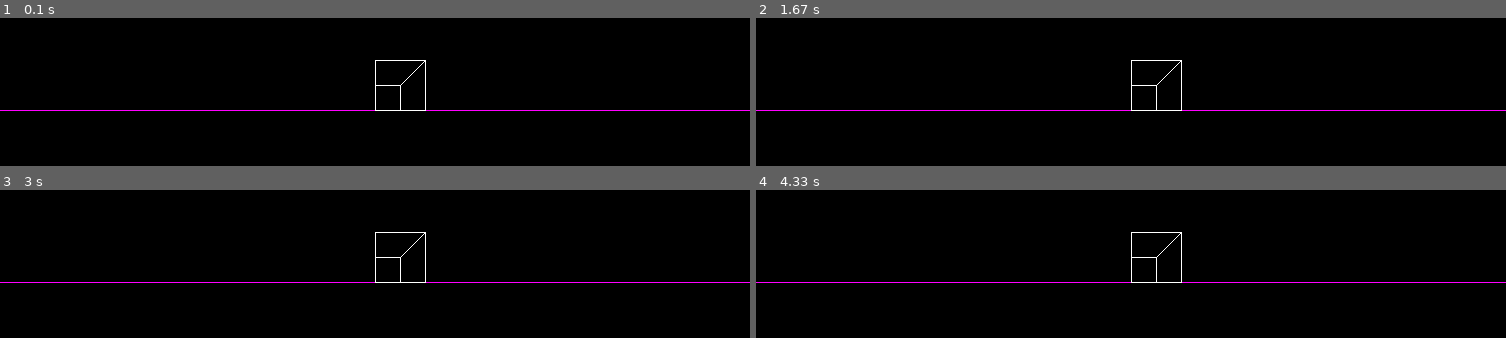
Above: before the commit, frames 1-4 (two rows, left to right).
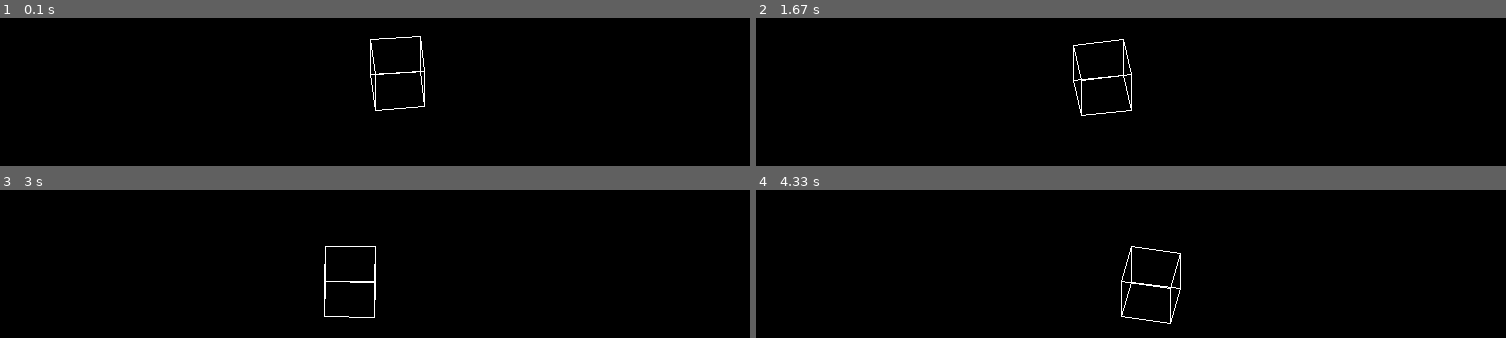
Above: after the commit, the same moments.

Repository: evanrk/3D_engine_revisited
Game: pygame game, started from main.py
Two runs of this game, one before a commit and one after it. Both use one fixed random seed, a clock stepped at 60 frames per second and the inputs below.
Inputs:
- Up to frame 1 (0.1 s): no input
- Up to frame 2 (1.67 s): no input
- Up to frame 3 (3 s): no input
- Up to frame 4 (4.33 s): no input

The runs differ from the first frame. In frame 1, 1.2% of the frame differs, in the area x 0-100%, y 12-63%; in frame 2, 1.2%; in frame 3, 1.1%; in frame 4, 1.2%, in the area x 0-100%, y 28-91%.

Commit message:
fixed renderer (should be a fix lol)

Diff:
--- a/constants.py
+++ b/constants.py
@@ -1,2 +1,3 @@
 WINDOW_WIDTH = 750
 WINDOW_HEIGHT = 500
+FOV = 90 # degrees
--- a/main.py
+++ b/main.py
@@ -18,68 +18,82 @@
 # cube vectors
 
 # x vectors for cube
-cube_vec1 = Vector3((1, 0, 0), (0, 1, 1))
-cube_vec2 = Vector3((1, 0, 0), (0, 0, 1))
 cube_vec3 = Vector3((1, 0, 0), (0, 0, 0))
 cube_vec4 = Vector3((1, 0, 0), (0, 1, 0))
+cube_vec2 = Vector3((1, 0, 0), (0, 0, 1))
+cube_vec1 = Vector3((1, 0, 0), (0, 1, 1))
 
 # y vectors for cube
 cube_vec5 = Vector3((0, 1, 0), (0, 0, 0))
 cube_vec6 = Vector3((0, 1, 0), (0, 0, 1))
+cube_vec8 = Vector3((0, 1, 0), (1, 0, 0))
 cube_vec7 = Vector3((0, 1, 0), (1, 0, 1))
-cube_vec8 = Vector3((0, 1, 0), (1, 0, 0))
 
 # z vectors for cube
 cube_vec9 = Vector3((0, 0, 1), (0, 0, 0))
 cube_vec10 = Vector3((0, 0, 1), (1, 0, 0))
+cube_vec12 = Vector3((0, 0, 1), (0, 1, 0))
 cube_vec11 = Vector3((0, 0, 1), (1, 1, 0))
-cube_vec12 = Vector3((0, 0, 1), (0, 1, 0))
 
 # normal vec of camera
-camera_normal = Vector3((0, 1, 0), (0, 0, 0))
-camera_perpendicular = Vector3((1, 0, 0), (0, 0, 0))
+camera_normal = Vector3((0, 0, 1))
+camera_perpendicular_x = Vector3((1, 0, 0))
+
+camera_normal, camera_perpendicular_x = rotate_camera(camera_normal, camera_perpendicular_x, theta_x=45)
+
+# camera_normal = rotate_vector(camera_normal, theta_x=45, theta_y=45)
+# camera_perpendicular_x = rotate_vector(camera_perpendicular_x, theta_x=45, theta_y=45)
 
 run = True
 while run:
     run = is_on()
 
     # handle key presses
-    keys = pygame.key.get_pressed()
+    # keys = pygame.key.get_pressed()
 
-    if keys[pygame.K_UP] or keys[pygame.K_w]:
-        camera_normal = translate_vector(camera_normal, camera_normal/60)
-    if keys[pygame.K_DOWN] or keys[pygame.K_s]:
-        camera_normal = translate_vector(camera_normal, camera_normal/-60)
-    if keys[pygame.K_LEFT] or keys[pygame.K_a]:
-        camera_normal = translate_vector(camera_normal, camera_perpendicular/-60)
-    if keys[pygame.K_RIGHT] or keys[pygame.K_d]:
-        camera_normal = translate_vector(camera_normal, camera_perpendicular/60)
-    if keys[pygame.K_q] or keys[pygame.K_d]:
-        camera_normal = translate_vector(camera_normal, camera_normal.cross(camera_perpendicular)/60)
-    if keys[pygame.K_e] or keys[pygame.K_d]:
-        camera_normal = translate_vector(camera_normal, camera_normal.cross(camera_perpendicular)/-60)
+    # if keys[pygame.K_UP] or keys[pygame.K_w]:
+    #     camera_normal = translate_vector(camera_normal, camera_normal/60)
+    # if keys[pygame.K_DOWN] or keys[pygame.K_s]:
+    #     camera_normal = translate_vector(camera_normal, camera_normal/-60)
+    # if keys[pygame.K_LEFT] or keys[pygame.K_a]:
+    #     camera_normal = translate_vector(camera_normal, camera_perpendicular_x/-60)
+    # if keys[pygame.K_RIGHT] or keys[pygame.K_d]:
+    #     camera_normal = translate_vector(camera_normal, camera_perpendicular_x/60)
+    # if keys[pygame.K_q] or keys[pygame.K_d]:
+    #     camera_normal = translate_vector(camera_normal, camera_normal.cross(camera_perpendicular_x)/60)
+    # if keys[pygame.K_e] or keys[pygame.K_d]:
+    #     camera_normal = translate_vector(camera_normal, camera_normal.cross(camera_perpendicular_x)/-60)
 
 
     # color background black
     window.fill((0, 0, 0))
 
-    draw_line_2d(window, (255, 0, 255), Vector2((500, 0), (-250, 0)))
+    # draw_line_2d(window, (255, 0, 255), Vector2((500, 0), (-250, 0)))
 
     # draw a cube
-    draw_line_3d(window, (255, 255, 255), cube_vec1, camera_normal)
-    draw_line_3d(window, (255, 255, 255), cube_vec2, camera_normal)
-    draw_line_3d(window, (255, 255, 255), cube_vec3, camera_normal)
-    draw_line_3d(window, (255, 255, 255), cube_vec4, camera_normal)
-    draw_line_3d(window, (255, 255, 255), cube_vec5, camera_normal)
-    draw_line_3d(window, (255, 255, 255), cube_vec6, camera_normal)
-    draw_line_3d(window, (255, 255, 255), cube_vec7, camera_normal)
-    draw_line_3d(window, (255, 255, 255), cube_vec8, camera_normal)
-    draw_line_3d(window, (255, 255, 255), cube_vec9, camera_normal)
-    draw_line_3d(window, (255, 255, 255), cube_vec10, camera_normal)
-    draw_line_3d(window, (255, 255, 255), cube_vec11, camera_normal)
-    draw_line_3d(window, (255, 255, 255), cube_vec12, camera_normal)
+    draw_line_3d(window, (255, 255, 255), cube_vec1, camera_normal, camera_perpendicular_x)
+    draw_line_3d(window, (255, 255, 255), cube_vec2, camera_normal, camera_perpendicular_x)
+    draw_line_3d(window, (255, 255, 255), cube_vec3, camera_normal, camera_perpendicular_x)
+    draw_line_3d(window, (255, 255, 255), cube_vec4, camera_normal, camera_perpendicular_x)
+    draw_line_3d(window, (255, 255, 255), cube_vec5, camera_normal, camera_perpendicular_x)
+    draw_line_3d(window, (255, 255, 255), cube_vec6, camera_normal, camera_perpendicular_x)
+    draw_line_3d(window, (255, 255, 255), cube_vec7, camera_normal, camera_perpendicular_x)
+    draw_line_3d(window, (255, 255, 255), cube_vec8, camera_normal, camera_perpendicular_x)
+    draw_line_3d(window, (255, 255, 255), cube_vec9, camera_normal, camera_perpendicular_x)
+    draw_line_3d(window, (255, 255, 255), cube_vec10, camera_normal, camera_perpendicular_x)
+    draw_line_3d(window, (255, 255, 255), cube_vec11, camera_normal, camera_perpendicular_x)
+    draw_line_3d(window, (255, 255, 255), cube_vec12, camera_normal, camera_perpendicular_x)
 
-    # camera_normal = rotate_vector(camera_normal, theta_z=1/6)
+    # x_vec = Vector3((1, 0, 0))
+    # y_vec = Vector3((0, 1, 0))
+    # z_vec = Vector3((0, 0, 1))
+
+    # draw_line_3d(window, (255, 0, 0), x_vec, camera_normal, camera_perpendicular_x)
+    # draw_line_3d(window, (0, 255, 0), y_vec, camera_normal, camera_perpendicular_x)
+    # draw_line_3d(window, (0, 0, 255), z_vec, camera_normal, camera_perpendicular_x)
+
+    # rotates the camera by 1 degree around the y axis
+    camera_normal, camera_perpendicular_x = rotate_camera(camera_normal, camera_perpendicular_x, theta_y=1)
 
 
     # update display
@@ -88,7 +102,6 @@
     # cap framerate
     pygame.time.Clock().tick(60)
 
-
-# cleanup
+# # cleanup
 pygame.quit()
 sys.exit()
--- a/render_helper.py
+++ b/render_helper.py
@@ -49,43 +49,64 @@
         [0, 0, 1],
     ])
 
-    return Vector3(rotation_x_matrix @ rotation_y_matrix @ rotation_z_matrix @ vector.values, vector.start_pos)
+    return Vector3(rotation_z_matrix @ rotation_y_matrix @ rotation_x_matrix @ vector.values, vector.start_pos)
 
 
 def draw_line_2d(surface, color, vector:Vector2):
     """Draw 2d vector with coordinates at center"""
-    translated_start = (vector.start_pos[0]*50 + WINDOW_WIDTH/2, vector.start_pos[1]*50 + WINDOW_HEIGHT/2)
-    translated_end = (vector.end_pos[0]*50 + WINDOW_WIDTH/2, vector.end_pos[1]*50 + WINDOW_HEIGHT/2)
+    translated_start = (vector.start_pos[0]*50 + WINDOW_WIDTH/2, -vector.start_pos[1]*50 + WINDOW_HEIGHT/2)
+    translated_end = (vector.end_pos[0]*50 + WINDOW_WIDTH/2, -vector.end_pos[1]*50 + WINDOW_HEIGHT/2)
 
     pygame.draw.line(surface, color, translated_start, translated_end)
 
 
-def draw_line_3d(surface, color, vector:Vector3, camera_normal:Vector3):
-    """Project vector3d onto 2d plane"""
-    # projection = vector - camera_normal.proj(vector)
-    # x = projection.x
-    # y = projection.y
-
-    # print(projection)
-
-    # position_projection = Vector3(vector.start_pos) - camera_normal.proj(Vector3(vector.start_pos))
-    # pos_start_x = position_projection.x
-    # pos_start_y = position_projection.y
-
-    # draw_line_2d(surface, color, Vector2((x, y), (pos_start_x, pos_start_y)))
-
-    rotate_x_angle = math.degrees(math.atan(camera_normal.y/math.sqrt(camera_normal.z**2 + camera_normal.x**2))) if camera_normal.z + camera_normal.x != 0 else 90
-    rotate_y_angle = math.degrees(math.atan(camera_normal.x/math.sqrt(camera_normal.z**2 + camera_normal.y**2))) if camera_normal.z + camera_normal.y != 0 else 90
+# def draw_line_3d(surface, color, vector:Vector3, camera_normal:Vector3):
+#     """Project vector3d onto 2d plane"""
+#     rotate_x_angle = math.degrees(
+#         math.atan(camera_normal.y/math.sqrt(
+#             (camera_normal.z)**2 + camera_normal.x**2
+#             )
+#         )
+#     ) if camera_normal.z + camera_normal.x != 0 else 90
+#     rotate_y_angle = math.degrees(
+#         math.atan(camera_normal.x/math.sqrt(
+#             (camera_normal.z)**2 + camera_normal.y**2)
+#         )
+#     ) if camera_normal.z + camera_normal.y != 0 else 90
 
 
-    rotated_vec = rotate_vector(vector, theta_x=rotate_x_angle, theta_y=rotate_y_angle)
+#     rotated_vec = rotate_vector(vector, theta_x=rotate_x_angle, theta_y=rotate_y_angle)
 
-    # rotate the start position vector
-    rotated_start_pos = rotate_vector(Vector3(vector.start_pos)-Vector3(camera_normal.start_pos), theta_x=rotate_x_angle, theta_y=rotate_y_angle)
+#     # rotate the start position vector
+#     rotated_start_pos = rotate_vector(Vector3(vector.start_pos)-Vector3(camera_normal.start_pos), theta_x=rotate_x_angle, theta_y=rotate_y_angle)
 
-    # off_screen_check(surface, color, Vector3(rotated_vec.values, rotated_start_pos.values), camera_normal)
-    one_point_perspective(surface, color, Vector3(rotated_vec.values, rotated_start_pos.values))
-    # draw_line_2d(surface, color, Vector2((x, y), (start_pos_x, start_pos_y)))
+#     # off_screen_check(surface, color, Vector3(rotated_vec.values, rotated_start_pos.values), camera_normal)
+#     one_point_perspective(surface, color, Vector3(rotated_vec.values, rotated_start_pos.values))
+#     # draw_line_2d(surface, color, Vector2((x, y), (start_pos_x, start_pos_y)))
+
+
+def draw_line_3d(surface, color, vector:Vector3, camera_normal:Vector3, camera_perpendicular_x):
+    camera_perpendicular_y = camera_normal.cross(camera_perpendicular_x)
+
+    # print(camera_perpendicular_y)
+
+    # the magnitude in the direction of the camera perp vector should be the distance of that vector in the projected x direction
+    projection_x = camera_perpendicular_x.proj_scalar(vector)
+
+    # same for this one but in the y direction
+    projection_y = camera_perpendicular_y.proj_scalar(vector)
+
+    # must project the position too
+    position_vector = Vector3(vector.start_pos)
+    pos_start_x = camera_perpendicular_x.proj_scalar(position_vector)
+
+
+
+    pos_start_y = camera_perpendicular_y.proj_scalar(position_vector)
+
+    draw_line_2d(surface, color, Vector2((projection_x, projection_y), (pos_start_x, pos_start_y)))
+    # draw_line_2d(surface, color, Vector2((projection_x, projection_y)))
+
 
 #TODO: FINISH OFF SCREEN CHECK
 # def off_screen_check(surface, color, vector:Vector3, camera_normal:Vector3):
@@ -98,33 +119,67 @@
     # one_point_perspective(surface, color, rotated_vec, rotated_start_pos.values, camera_normal)
 
 
+# def one_point_perspective(surface, color, vector:Vector3):
+#     """Project onto a one point perspective. Condenses points based on z value"""
+#     # vector = Vector3(vector.values, vector_start_pos)
+
+#     start_pos_x = vector.start_pos[0]
+#     start_pos_y = vector.start_pos[1]
+#     start_pos_z = vector.start_pos[2]
+
+#     end_pos_x = vector.end_pos[0]
+#     end_pos_y = vector.end_pos[1]
+#     end_pos_z = vector.end_pos[2]
+
+#     # eq 2:
+#     # project start position into perspective
+#     proj_start_pos_x = start_pos_x / (start_pos_z+1)
+#     proj_start_pos_y = start_pos_y / (start_pos_z+1)
+
+#     # project end position into perspective
+#     proj_end_pos_x = end_pos_x / (end_pos_z+1)
+#     proj_end_pos_y = end_pos_y / (end_pos_z+1)
+
+
+#     # create new vector2d
+#     vector_values = (proj_end_pos_x - proj_start_pos_x, proj_end_pos_y - proj_start_pos_y)
+#     start_values = (proj_start_pos_x, proj_start_pos_y)
+
+#     perspective_vector = Vector2(vector_values, start_pos=start_values)
+
+#     # draw new 2d vector
+#     draw_line_2d(surface, color, perspective_vector)
 def one_point_perspective(surface, color, vector:Vector3):
     """Project onto a one point perspective. Condenses points based on z value"""
-    # vector = Vector3(vector.values, vector_start_pos)
+    # z axis is out/in the screen
 
     start_pos_x = vector.start_pos[0]
     start_pos_y = vector.start_pos[1]
     start_pos_z = vector.start_pos[2]
+    # start_pos_z = vector.start_pos[2]/10
 
     end_pos_x = vector.end_pos[0]
     end_pos_y = vector.end_pos[1]
-    end_pos_z = vector.end_pos[2]
+    end_pos_z = vector.end_pos[2] / vector.magnitude
+    # end_pos_z = vector.end_pos[2]/10
 
-    # eq 2:
-    # project start position into perspective
-    proj_start_pos_x = start_pos_x / (start_pos_z+1)
-    proj_start_pos_y = start_pos_y / (start_pos_z+1)
+    # tan gives the ratio for distance to x size <--- IMPORTANT
+    proj_start_pos_x = start_pos_x / (math.tan(FOV/2) * start_pos_z)
+    proj_start_pos_y = start_pos_y / (math.tan(FOV/2) * start_pos_z)
 
-    # project end position into perspective
-    proj_end_pos_x = end_pos_x / (end_pos_z+1)
-    proj_end_pos_y = end_pos_y / (end_pos_z+1)
-
+    proj_end_pos_x = end_pos_x / (math.tan(FOV/2) * end_pos_z)
+    proj_end_pos_y = end_pos_y / (math.tan(FOV/2) * end_pos_z)
 
     # create new vector2d
-    vector_values = (proj_end_pos_x - proj_start_pos_x, proj_end_pos_y - proj_start_pos_y)
+    vector_length_values = (proj_end_pos_x - proj_start_pos_x, proj_end_pos_y - proj_start_pos_y)
     start_values = (proj_start_pos_x, proj_start_pos_y)
 
-    perspective_vector = Vector2(vector_values, start_pos=start_values)
+    perspective_vector = Vector2(vector_length_values, start_pos=start_values)
 
     # draw new 2d vector
     draw_line_2d(surface, color, perspective_vector)
+
+
+def rotate_camera(camera_normal, camera_x, theta_x=0, theta_y=0, theta_z=0):
+    return rotate_vector(camera_normal, theta_x=theta_x, theta_y=theta_y, theta_z=theta_z), \
+           rotate_vector(camera_x, theta_x=theta_x, theta_y=theta_y, theta_z=theta_z)
--- a/vectors.py
+++ b/vectors.py
@@ -31,10 +31,13 @@
         """Multiplies vectors (either dot product or scalar multiplication). Does not include starting position"""
         if type(other) == Vector2:
             return Vector2(self.values.dot(other), start_pos=self.start_pos)
-        elif type(other) == int:
+        elif isinstance(other, (int, float)):
             return Vector2(self.values * other)
         else:
-            raise TypeError(f"Cannot multiply Vector3 and {type(other)}")
+            raise TypeError(f"Cannot multiply Vector2 and {type(other)}")
+
+    def __rmul__(self, other):
+        return other * self
 
     def __truediv__(self, other):
         """Divides vectors by a scalar (does not include starting position)"""
@@ -91,6 +94,9 @@
         else:
             raise TypeError(f"Cannot multiply Vector3 and {type(other)}")
 
+    def __rmul__(self, other):
+        return other * self
+
     def __truediv__(self, other):
         """Divides vectors by a scalar (does not include starting position)"""
         return Vector3(self.values / other)
@@ -101,11 +107,17 @@
     def __repr__(self):
         return self.__str__()
 
+
+    def proj_scalar(self, other):
+        """returns the scalar of the projected vector"""
+        return np.dot(self.values, other.values) / np.dot(self.values, self.values)
+
     def proj(self, other):
         """returns the projected vector of other on self if self and other are touching. Does not include the starting position so you have to add it back in"""
         scalar = np.dot(self.values, other.values) / np.dot(self.values, self.values)
         return Vector3(scalar * self.values)
 
+
     def cross(self, other):
         """returns the cross product between this and another vector. Includes starting position of self"""
         return Vector3(np.cross(self.values, other.values), self.start_pos)
